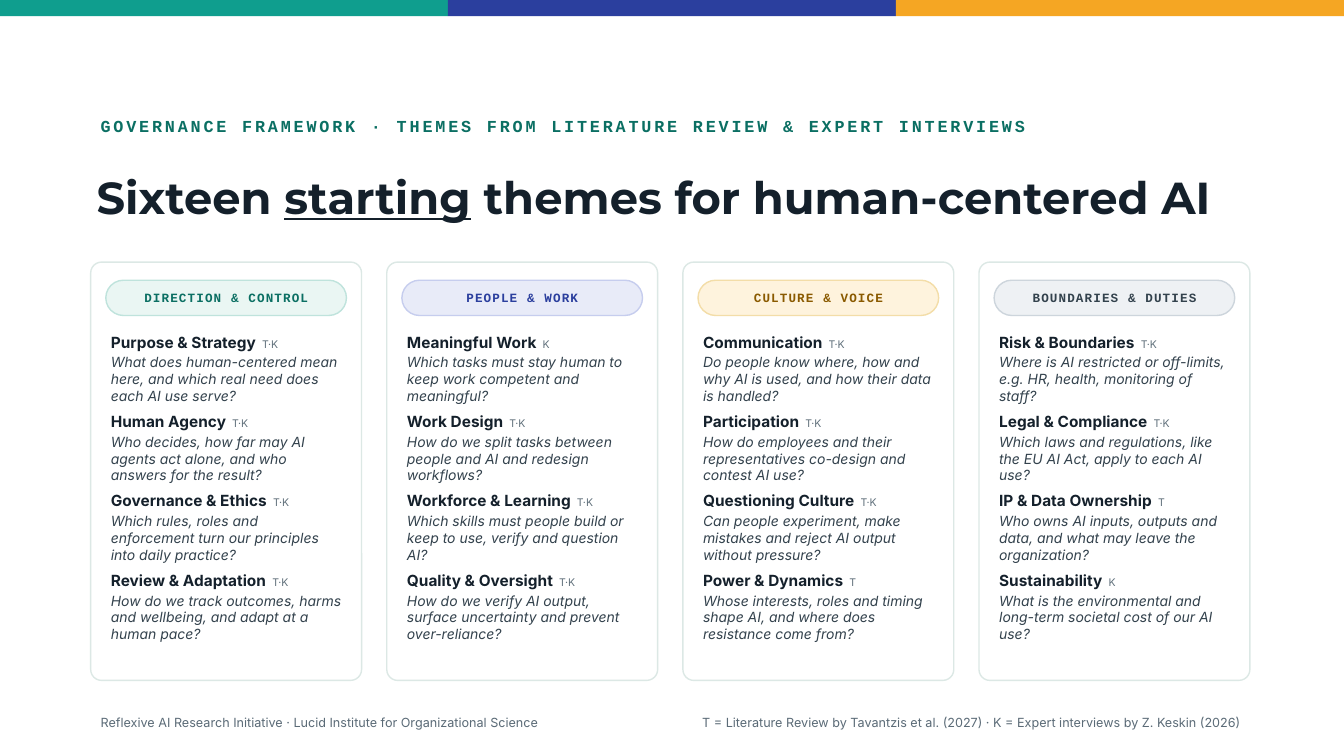
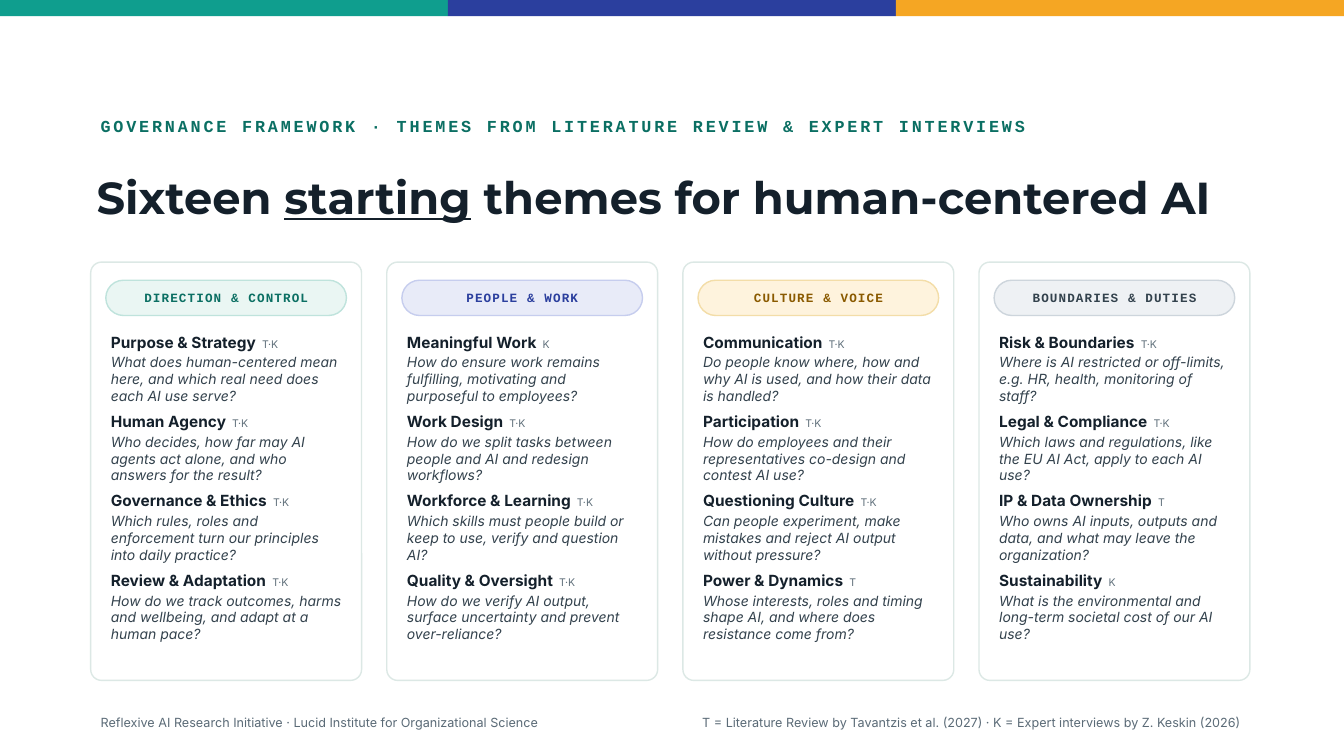
Before and after one commit to LucidInstitute/Reflexive-AI-Initiative, a slide deck: slide 8 of Work Group Guide/Source/Research Presentation.pptx. Drawn at 1344x756 pixels with LibreOffice and Linux fonts; fonts in the diff are those of the drawing. Boxes give left, top, right and bottom in pixels: in the first picture for what was removed or moved away, otherwise in the second. Text is boxed around its words. In the diff, an @@ line names an element or a change of style, - is before the commit and + after.

Commit message:
Resolve Issue #7  by redefining "meaningful work" to make it clearer it is not about whether the work is objectively important/significant, but that it about the experience of the employee and to provide a source of motivation and fulfillment.

```diff
--- a/Work Group Guide/Source/Research Presentation.pptx
+++ b/Work Group Guide/Source/Research Presentation.pptx
@@ text at [407, 356, 600, 404]: text changed @@
-Which tasks must stay human to keep work competent and meaningful?
+How do ensure work remains fulfilling, motivating and purposeful to employees?
```
Also in this commit, not shown: 3 other files.
